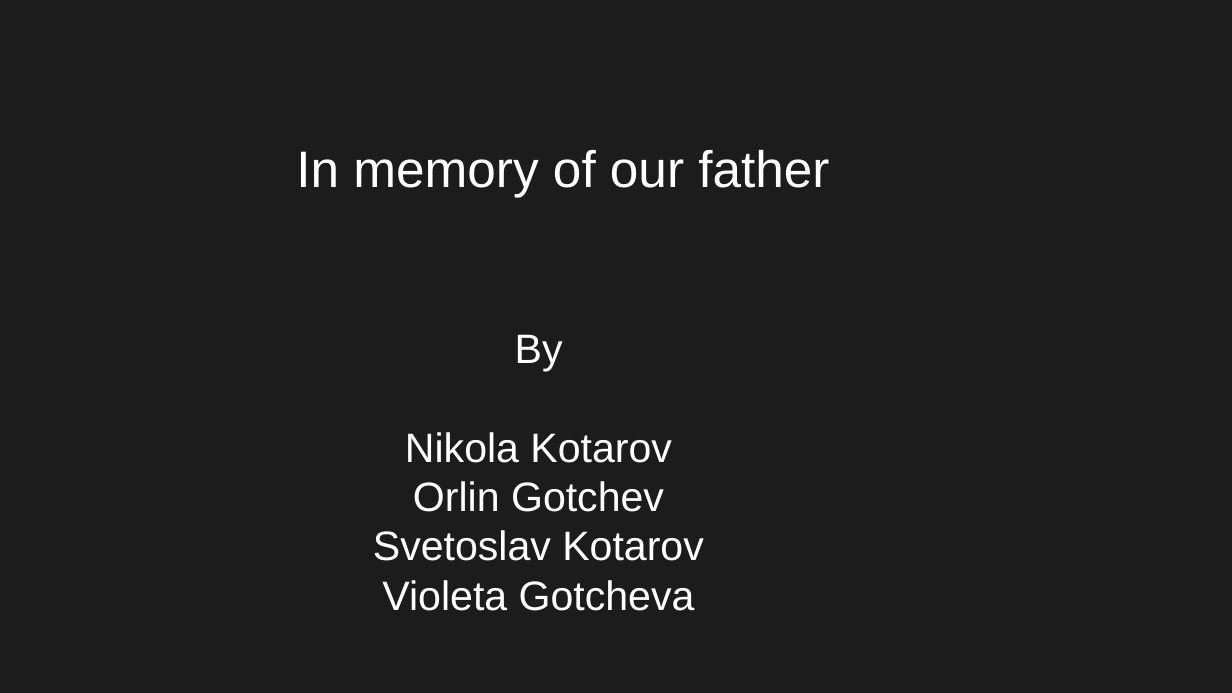
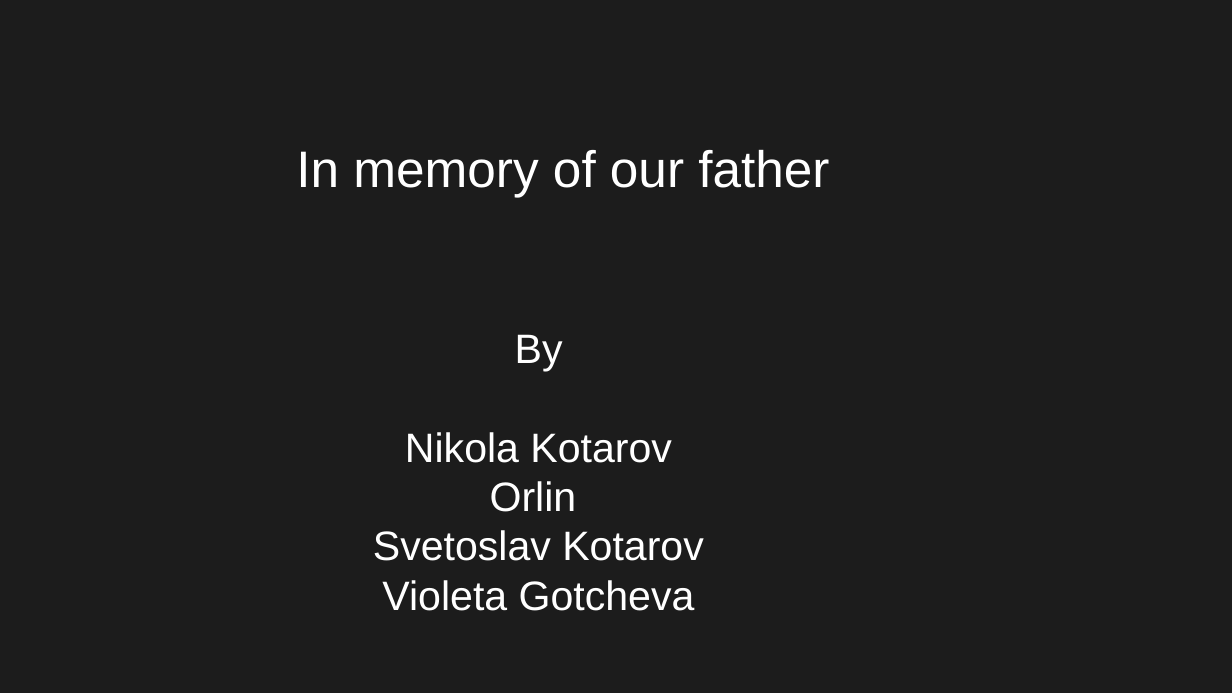
Before and after one commit to twolindens/PR, a slide deck: slide 2 of BlockchainAppIntro_201805.pptx. Drawn at 1232x693 pixels with LibreOffice and Linux fonts; fonts in the diff are those of the drawing. Boxes give left, top, right and bottom in pixels: in the first picture for what was removed or moved away, otherwise in the second. Text is boxed around its words. In the diff, an @@ line names an element or a change of style, - is before the commit and + after.

```diff
--- a/BlockchainAppIntro_201805.pptx
+++ b/BlockchainAppIntro_201805.pptx
@@ text at [490, 481, 577, 512]: text changed @@
-Orlin Gotchev
+Orlin
```
Also in this commit, not shown: 2 other slides changed, 1 other file.
